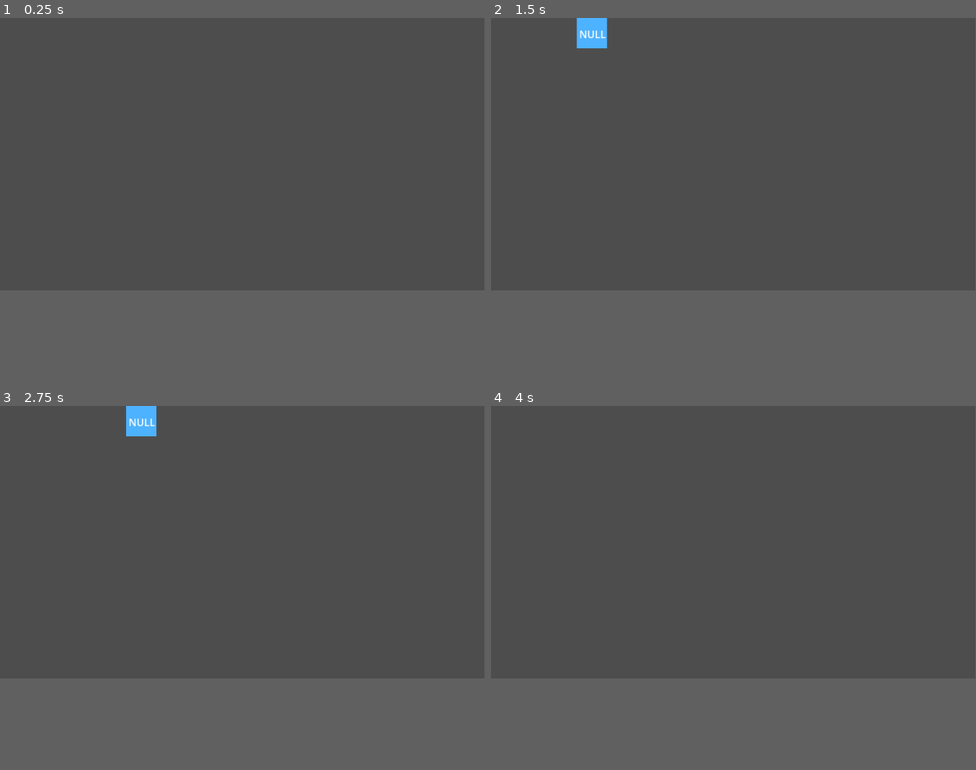
Above: before the commit, frames 1-4 (two rows, left to right).
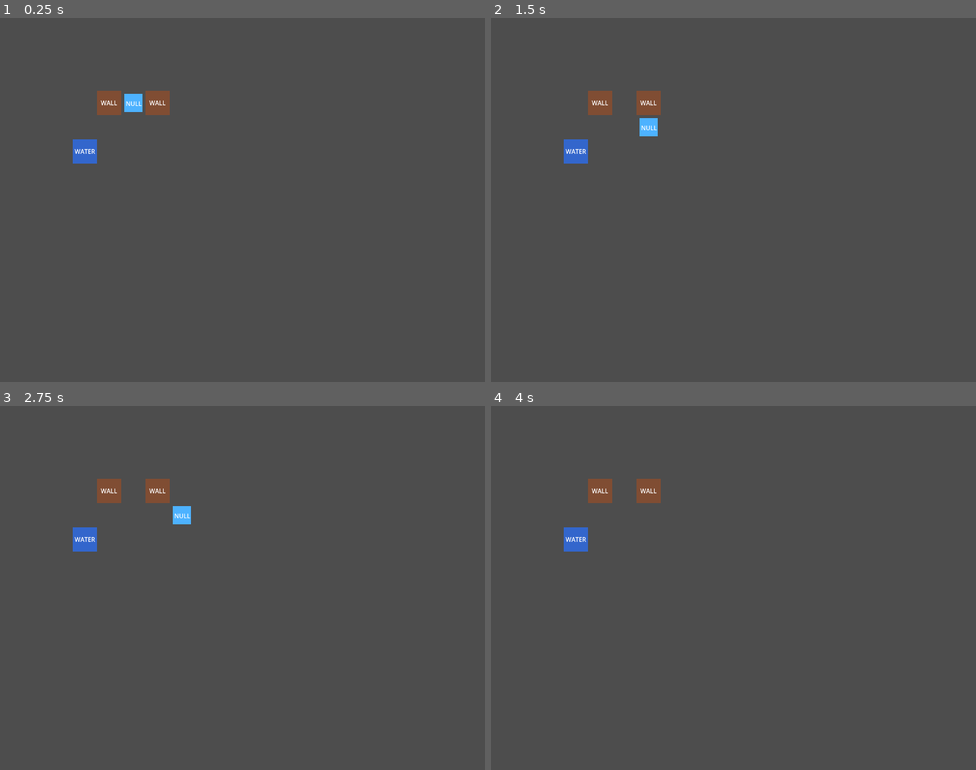
Above: after the commit, the same moments.

Repository: Lem0naise/damaskus
Game: Godot game, scene res://ingame.tscn
The game is run twice, just before and just after one commit, with the same random seed, the same clock (stepped at 60 frames per second) and the same inputs. This scene is started directly instead of the project's main scene.
Inputs:
- Up to frame 1 (0.25 s): no input
- Up to frame 2 (1.5 s): tap Enter at 0.5 s; hold Right (ui_right) 0.53-1.28 s; tap Space at 1.25 s; hold Down (ui_down) from 1.28 s (still down)
- Up to frame 3 (2.75 s): tap Enter at 2 s; release Down (ui_down) at 2.03 s; hold Right (ui_right) from 2.03 s (still down)
- Up to frame 4 (4 s): tap Space at 2.75 s; release Right (ui_right) at 2.78 s; hold Up (ui_up) 2.78-3.53 s; tap Enter at 3.5 s; hold Left (ui_left) from 3.53 s (still down)
The window is 799x449 before the commit and 800x600 after it. Grey fills any space a smaller window leaves; there, only what the larger window draws over its background counts as a difference.

The runs differ from the first frame. In frame 1, 1.2% of the frame differs, in the area x 15-35%, y 20-40%; in frame 2, 1.7%, in the area x 15-35%, y 0-40%; in frame 3, 1.7%; in frame 4, 1.0%.

Commit message:
Refactor grid configuration and improve validation logic in GridManager

Diff:
--- a/ingame.tscn
+++ b/ingame.tscn
@@ -1,35 +1,34 @@
-[gd_scene load_steps=5 format=3 uid="uid://oafli3v0rpi8"]
+[gd_scene format=3 uid="uid://oafli3v0rpi8"]
 
-[ext_resource type="Script" path="res://scripts/core/GridManager.gd" id="1_gridmanager"]
+[ext_resource type="Script" uid="uid://b1b838dtpkty8" path="res://scripts/core/GridManager.gd" id="1_gridmanager"]
 [ext_resource type="PackedScene" uid="uid://bvw8qm7xj0qqn" path="res://scenes/player.tscn" id="2_player"]
-[ext_resource type="Script" path="res://scripts/core/CameraFollow.gd" id="3_camera"]
-[ext_resource type="Script" path="res://scripts/core/GridDrawer.gd" id="4_griddrawer"]
+[ext_resource type="Script" uid="uid://cunkdau8fdrh" path="res://scripts/core/GridDrawer.gd" id="4_griddrawer"]
 
-[node name="Ingame" type="Node2D"]
+[node name="Ingame" type="Node2D" unique_id=1079480780]
 
-[node name="GridManager" type="Node" parent="."]
+[node name="GridManager" type="Node" parent="." unique_id=873522664]
 script = ExtResource("1_gridmanager")
 
-[node name="GridDrawer" type="Node2D" parent="."]
+[node name="GridDrawer" type="Node2D" parent="." unique_id=1729959547]
 script = ExtResource("4_griddrawer")
 
-[node name="Camera2D" type="Camera2D" parent="."]
+[node name="Camera2D" type="Camera2D" parent="." unique_id=633199670]
 position = Vector2(640, 480)
-zoom = Vector2(1.5, 1.5)
+zoom = Vector2(1, 1)
 
-[node name="Player" parent="." instance=ExtResource("2_player")]
-position = Vector2(320, 240)
+[node name="Player" parent="." unique_id=1640560224 instance=ExtResource("2_player")]
+position = Vector2(352, 224)
 
-[node name="GridVisualizer" type="Node2D" parent="."]
+[node name="GridVisualizer" type="Node2D" parent="." unique_id=1078227583]
 
-[node name="TestWall1" type="ColorRect" parent="GridVisualizer"]
+[node name="TestWall1" type="ColorRect" parent="GridVisualizer" unique_id=309133848]
 offset_left = 256.0
-offset_top = 176.0
+offset_top = 192.0
 offset_right = 320.0
-offset_bottom = 240.0
+offset_bottom = 256.0
 color = Color(0.5, 0.3, 0.2, 1)
 
-[node name="Label" type="Label" parent="GridVisualizer/TestWall1"]
+[node name="Label" type="Label" parent="GridVisualizer/TestWall1" unique_id=32460399]
 layout_mode = 0
 offset_left = 8.0
 offset_top = 20.0
@@ -38,14 +37,14 @@
 text = "WALL"
 horizontal_alignment = 1
 
-[node name="TestWall2" type="ColorRect" parent="GridVisualizer"]
+[node name="TestWall2" type="ColorRect" parent="GridVisualizer" unique_id=161891203]
 offset_left = 384.0
-offset_top = 176.0
+offset_top = 192.0
 offset_right = 448.0
-offset_bottom = 240.0
+offset_bottom = 256.0
 color = Color(0.5, 0.3, 0.2, 1)
 
-[node name="Label" type="Label" parent="GridVisualizer/TestWall2"]
+[node name="Label" type="Label" parent="GridVisualizer/TestWall2" unique_id=524436542]
 layout_mode = 0
 offset_left = 8.0
 offset_top = 20.0
@@ -54,14 +53,14 @@
 text = "WALL"
 horizontal_alignment = 1
 
-[node name="TestWater" type="ColorRect" parent="GridVisualizer"]
+[node name="TestWater" type="ColorRect" parent="GridVisualizer" unique_id=1628597802]
 offset_left = 192.0
-offset_top = 304.0
+offset_top = 320.0
 offset_right = 256.0
-offset_bottom = 368.0
+offset_bottom = 384.0
 color = Color(0.2, 0.4, 0.8, 1)
 
-[node name="Label" type="Label" parent="GridVisualizer/TestWater"]
+[node name="Label" type="Label" parent="GridVisualizer/TestWater" unique_id=2035368295]
 layout_mode = 0
 offset_left = 4.0
 offset_top = 20.0
--- a/project.godot
+++ b/project.godot
@@ -14,6 +14,14 @@
 run/main_scene="uid://bueharn71qgng"
 config/features=PackedStringArray("4.6", "Mobile")
 config/icon="res://icon.svg"
+
+[display]
+
+window/size/viewport_width=1280
+window/size/viewport_height=960
+window/size/window_width_override=1280
+window/size/window_height_override=960
+window/stretch/mode="viewport"
 
 [input]
 
--- a/scripts/core/GridManager.gd
+++ b/scripts/core/GridManager.gd
@@ -3,6 +3,8 @@
 
 # Grid configuration
 const TILE_SIZE = 64  # Size of each grid cell in pixels
+const GRID_WIDTH = 20  # Number of tiles wide
+const GRID_HEIGHT = 15  # Number of tiles tall
 var grid_offset = Vector2.ZERO  # Offset for centering the grid if needed
 
 # Convert world position to grid coordinates
@@ -25,8 +27,7 @@
 	var grid_pos = world_to_grid(world_pos)
 	return grid_to_world(grid_pos)
 
-# Check if a grid position is valid (you can expand this with bounds checking)
+# Check if a grid position is valid (within bounds)
 func is_valid_position(grid_pos: Vector2i) -> bool:
-	# For now, all positions are valid
-	# You can add level bounds checking here later
-	return true
+	return grid_pos.x >= 0 and grid_pos.x < GRID_WIDTH and \
+	       grid_pos.y >= 0 and grid_pos.y < GRID_HEIGHT
